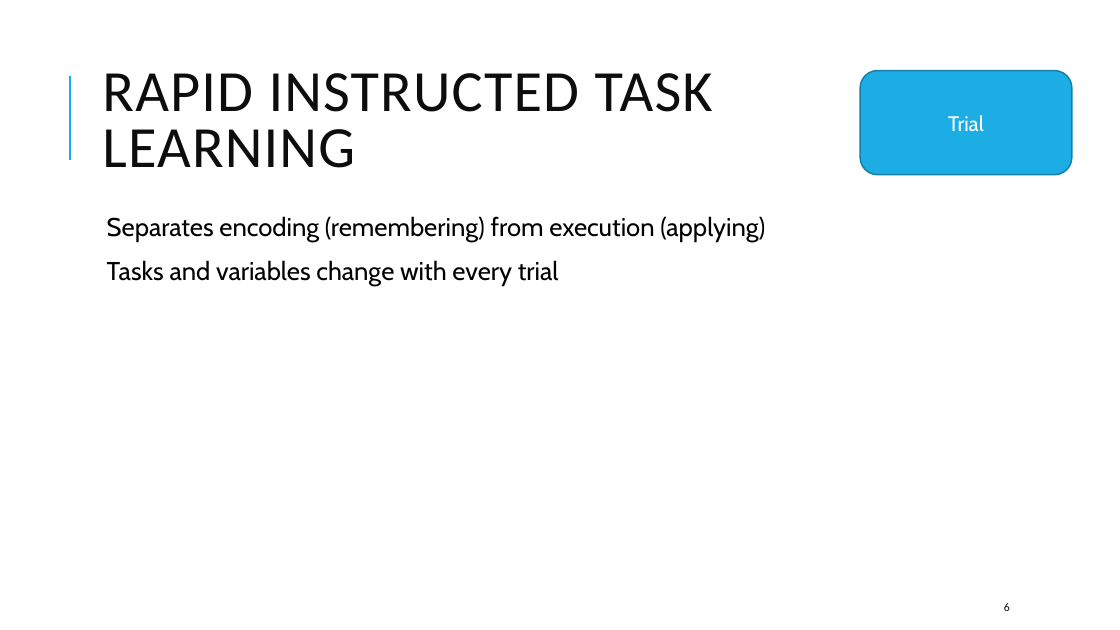
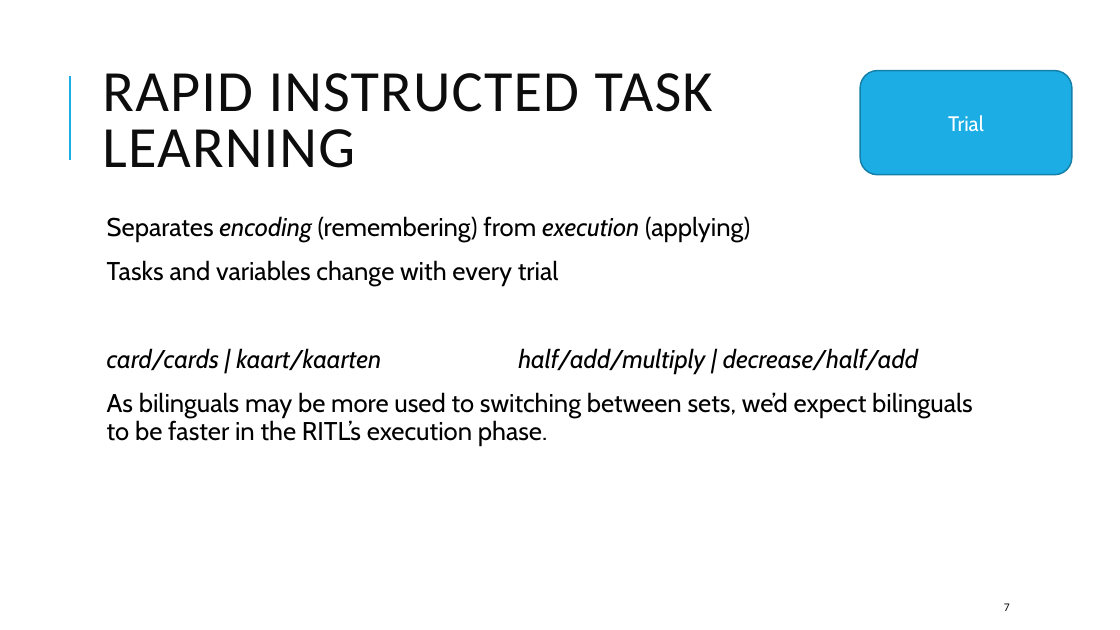
Before and after one commit to UWCCDL/ACTR_RITL, a slide deck: slide 7 of Presentation_August17_CMdeBlecourt_s2188813.pptx (slide 6 before the commit). Drawn at 1120x630 pixels with LibreOffice and Linux fonts; fonts in the diff are those of the drawing. Boxes give left, top, right and bottom in pixels: in the first picture for what was removed or moved away, otherwise in the second. Text is boxed around its words. In the diff, an @@ line names an element or a change of style, - is before the commit and + after.

```diff
--- a/Presentation_August17_CMdeBlecourt_s2188813.pptx
+++ b/Presentation_August17_CMdeBlecourt_s2188813.pptx
@@ text at [107,216,750,242]: italic on in "encoding execution" @@
@@ text at [107,348,973,445]: paragraphs added @@
+  card/cards | kaart/kaarten half/add/multiply | decrease/half/add
+  As bilinguals may be more used to switching between sets, we’d expect bilinguals to be faster in the RITL’s execution phase.
@@ page number at [1004,603,1010,611]: text changed @@
-6
+7
```
Also in this commit, not shown: 13 other slides changed, 9 slides added, 8 slides removed.
